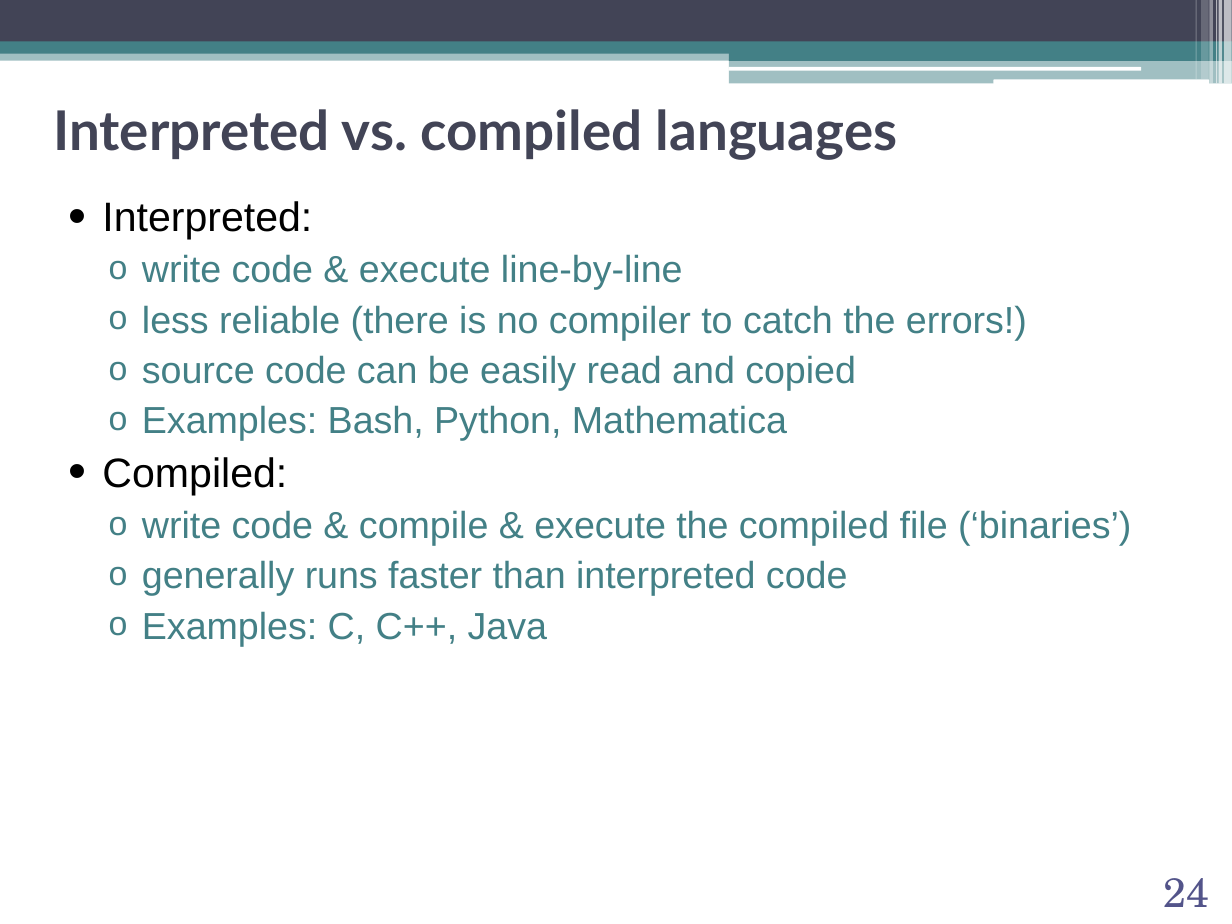
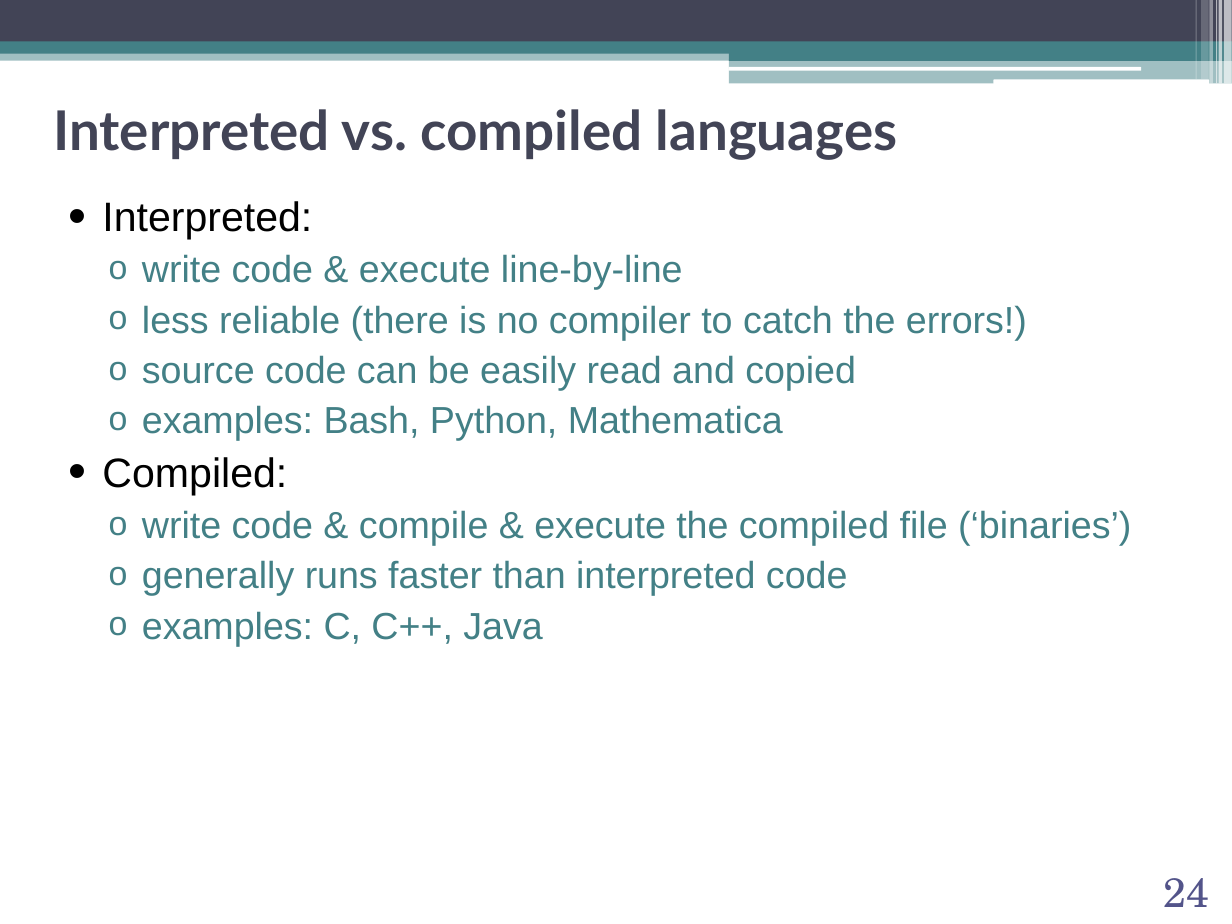
Before and after one commit to abilandz/PH8124, a slide deck: slide 24 of Lecture_1/ABilandzic_PH8124_SS2021.pptx. Drawn at 1232x924 pixels with LibreOffice and Linux fonts; fonts in the diff are those of the drawing; background and template pictures are left out. Boxes give left, top, right and bottom in pixels: in the first picture for what was removed or moved away, otherwise in the second. Text is boxed around its words. In the diff, an @@ line names an element or a change of style, - is before the commit and + after.

```diff
--- a/Lecture_1/ABilandzic_PH8124_SS2021.pptx
+++ b/Lecture_1/ABilandzic_PH8124_SS2021.pptx
@@ text at [142, 405, 783, 441]: text changed @@
-  o Examples: Bash, Python, Mathematica
+  o examples: Bash, Python, Mathematica
@@ text at [142, 611, 542, 646]: text changed @@
-  o Examples: C, C++, Java
+  o examples: C, C++, Java
```
Also in this commit, not shown: 12 other slides changed, 1 other file.
